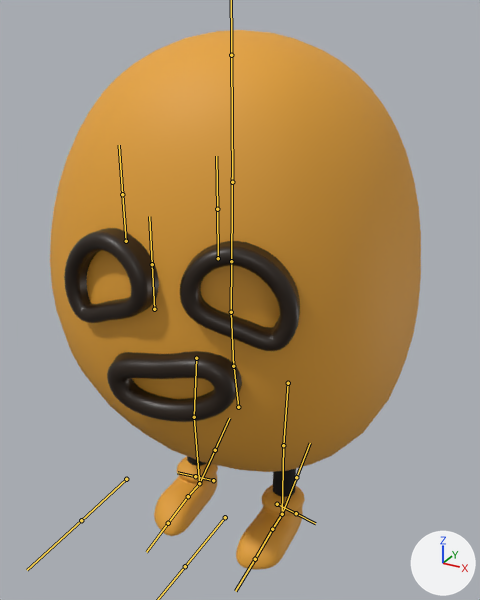
The FBX model Assets/Models/Potatoes/Potato Minions/smallPotato_A.fbx: old version first, new version second.
Rendered twice from a camera (50 mm lens) standing at (0.622, -1.129, 1.118) and looking at (0.008, -0.013, 0.56). Arrows for +X, +Y and +Z are at lower right; the lights stay in place. The bones that bend it are drawn over the model as lines.

Names of what the first picture shows: 'EyeL_A', 'EyeR_A', 'Mouth_A', 'PotatoLeg_A', 'Potato_A'.
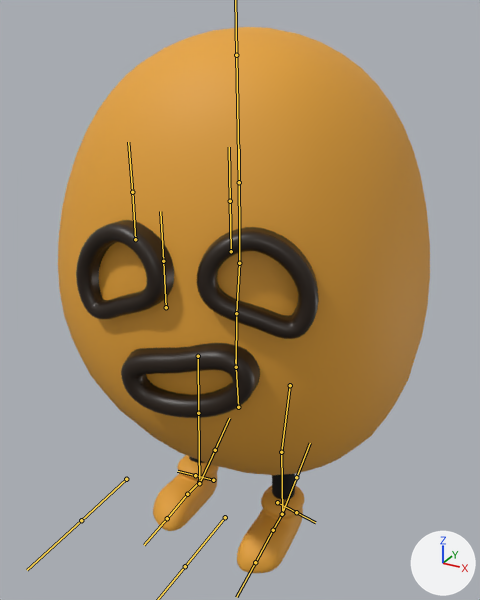
The newer file adds an action. The first version stands in its rest pose; the second is drawn at frame 42 of the action 'Idle'.

Edits to the bpy script that builds the scene:
```text
Change bone_spine:
    where bone_spine = bpy.data.objects['PotatoArmatureA'].pose.bones['spine']
    bone_spine.rotation_quaternion: (1.0, 0.0, 0.0, 0.0) -> (1.0, 0.0, -0.004, -0.025)  # degrees (0, 0, 0) -> degrees (0, 0, -3)
Change bone_spine_003:
    where bone_spine_003 = bpy.data.objects['PotatoArmatureA'].pose.bones['spine.003']  # child of 'spine.002'
    bone_spine_003.rotation_quaternion: (1.0, 0.0, 0.0, 0.0) -> (0.999, -0.023, 0.013, 0.047)  # degrees (0, 0, 0) -> degrees (-3, 2, 5)
Change bone_thigh_l:
    where bone_thigh_l = bpy.data.objects['PotatoArmatureA'].pose.bones['thigh.L']  # child of 'spine'
    bone_thigh_l.rotation_quaternion: (1.0, 0.0, 0.0, 0.0) -> (0.998, -0.065, 0.005, -0.025)  # degrees (0, 0, 0) -> degrees (-7, 0, -3)
Change bone_shin_l:
    where bone_shin_l = bpy.data.objects['PotatoArmatureA'].pose.bones['shin.L']  # child of 'thigh.L'
    bone_shin_l.rotation_quaternion: (1.0, 0.0, 0.0, 0.0) -> (0.993, 0.118, 0.0, -0.006)  # degrees (0, 0, 0) -> degrees (14, 0, -1)
Change bone_thigh_r:
    where bone_thigh_r = bpy.data.objects['PotatoArmatureA'].pose.bones['thigh.R']  # child of 'spine'
    bone_thigh_r.rotation_quaternion: (1.0, 0.0, 0.0, 0.0) -> (0.999, 0.045, 0.011, -0.022)  # degrees (0, 0, 0) -> degrees (5, 1, -3)
Change bone_shin_r:
    where bone_shin_r = bpy.data.objects['PotatoArmatureA'].pose.bones['shin.R']  # child of 'thigh.R'
    bone_shin_r.rotation_quaternion: (1.0, 0.0, 0.0, 0.0) -> (0.997, -0.079, 0.0, -0.004)  # degrees (0, 0, 0) -> degrees (-9, 0, 0)
```

Where the change shows, as pixel boxes [x1, y1, x2, y2] in the pictures (480 x 600 px):
'Potato_A', posed
    before: [50, 30, 421, 472]
    after: [58, 27, 430, 475]
'EyeL_A', posed
    before: [180, 241, 300, 351]
    after: [197, 227, 319, 339]
'Mouth_A', posed
    before: [107, 351, 242, 422]
    after: [121, 343, 260, 418]
'EyeR_A', posed
    before: [64, 228, 159, 323]
    after: [76, 220, 174, 319]
'PotatoLeg_A', posed
    before: [154, 456, 305, 569]
    after: [153, 455, 304, 573]
bone 'spine', root to tip
    before: (238, 407) to (233, 359)
    after: (238, 407) to (235, 359)
bone 'spine.003', root to tip
    before: (231, 261) to (232, 149)
    after: (239, 263) to (239, 149)
bone 'thigh.L', root to tip
    before: (288, 383) to (283, 445)
    after: (290, 385) to (281, 452)
bone 'shin.L', root to tip
    before: (283, 445) to (282, 515)
    after: (281, 452) to (282, 514)
bone 'thigh.R', root to tip
    before: (196, 358) to (194, 417)
    after: (198, 356) to (198, 413)
bone 'shin.R', root to tip
    before: (194, 417) to (199, 484)
    after: (198, 413) to (199, 482)
